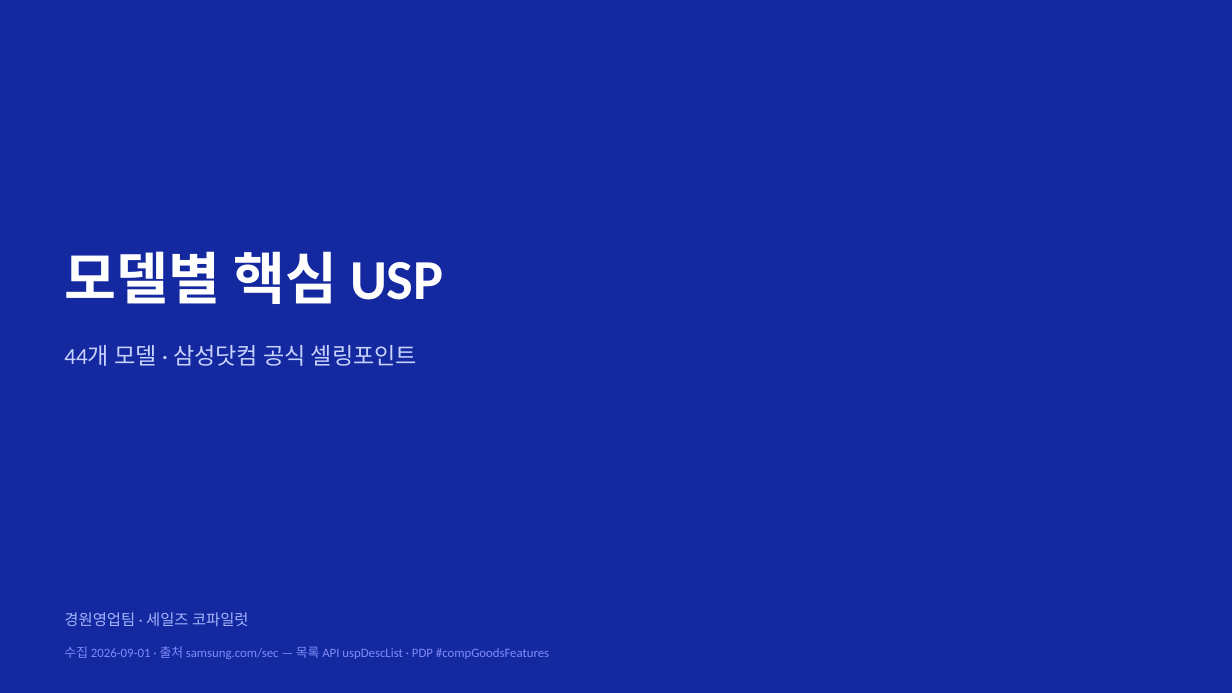
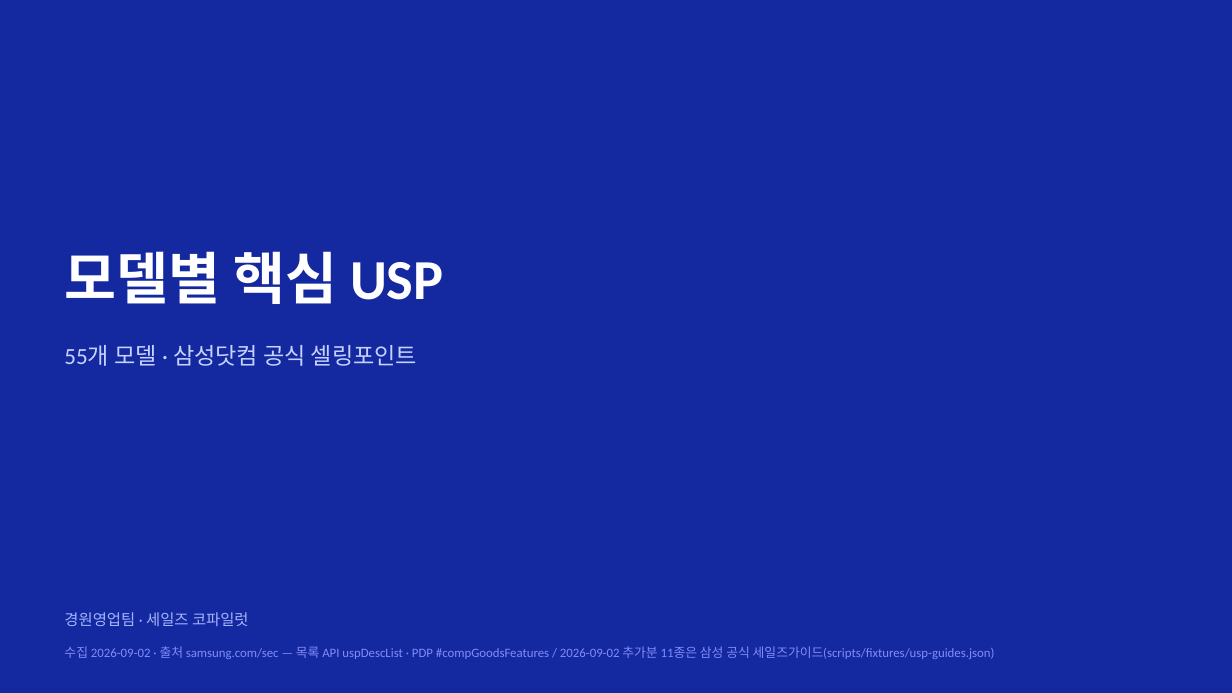
Before and after one commit to rhrjsgks-jarvis/gyeongwon-ax-hub, a slide deck: slide 1 of tools/모델별USP.pptx. Drawn at 1232x693 pixels with LibreOffice and Linux fonts; fonts in the diff are those of the drawing. Boxes give left, top, right and bottom in pixels: in the first picture for what was removed or moved away, otherwise in the second. Text is boxed around its words. In the diff, an @@ line names an element or a change of style, - is before the commit and + after.

```diff
--- a/tools/모델별USP.pptx
+++ b/tools/모델별USP.pptx
@@ text at (x1=64, y1=345, x2=417, y2=366): text changed @@
-44개 모델 · 삼성닷컴 공식 셀링포인트
+55개 모델 · 삼성닷컴 공식 셀링포인트
@@ text at (x1=64, y1=646, x2=995, y2=659): text changed @@
-수집 2026-09-01 · 출처 samsung.com/sec — 목록 API uspDescList · PDP #compGoodsFeatures
+수집 2026-09-02 · 출처 samsung.com/sec — 목록 API uspDescList · PDP #compGoodsFeatures / 2026-09-02 추가분 11종은 삼성 공식 세일즈가이드(scripts/fixtures/usp-guides.json)
```
Also in this commit, not shown: 45 other slides changed, 11 slides added, 11 other files.
